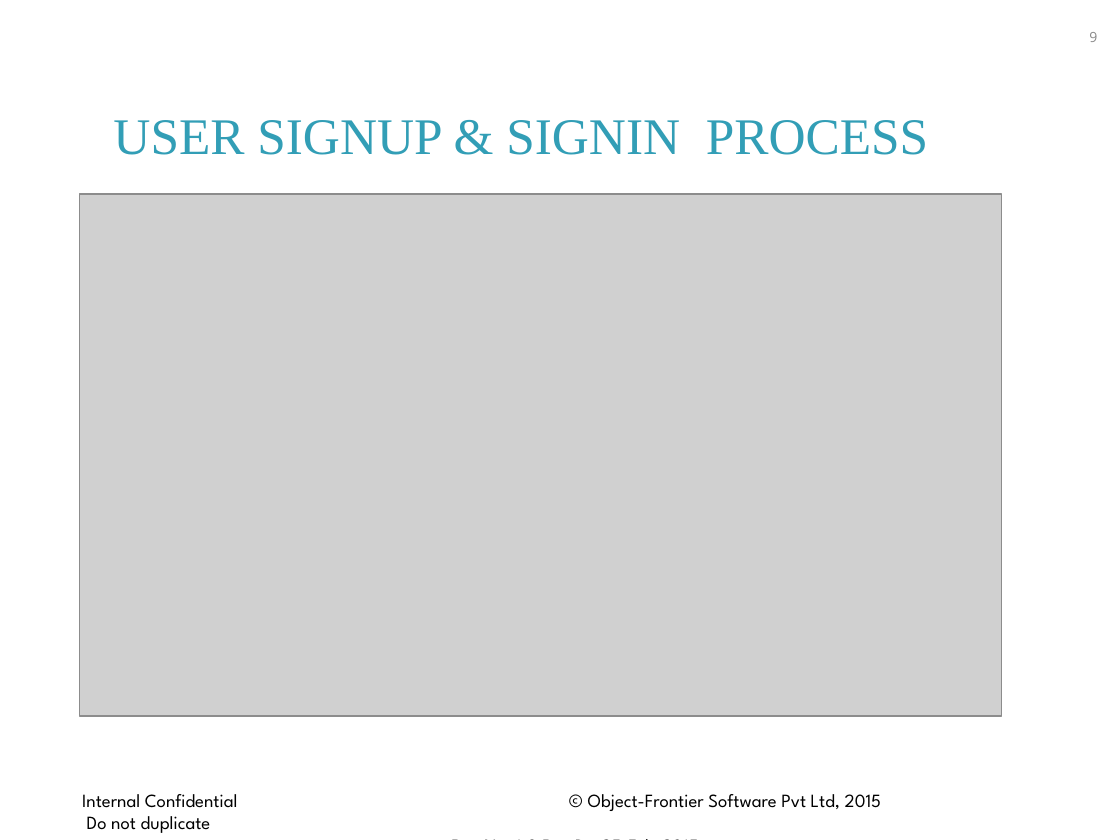
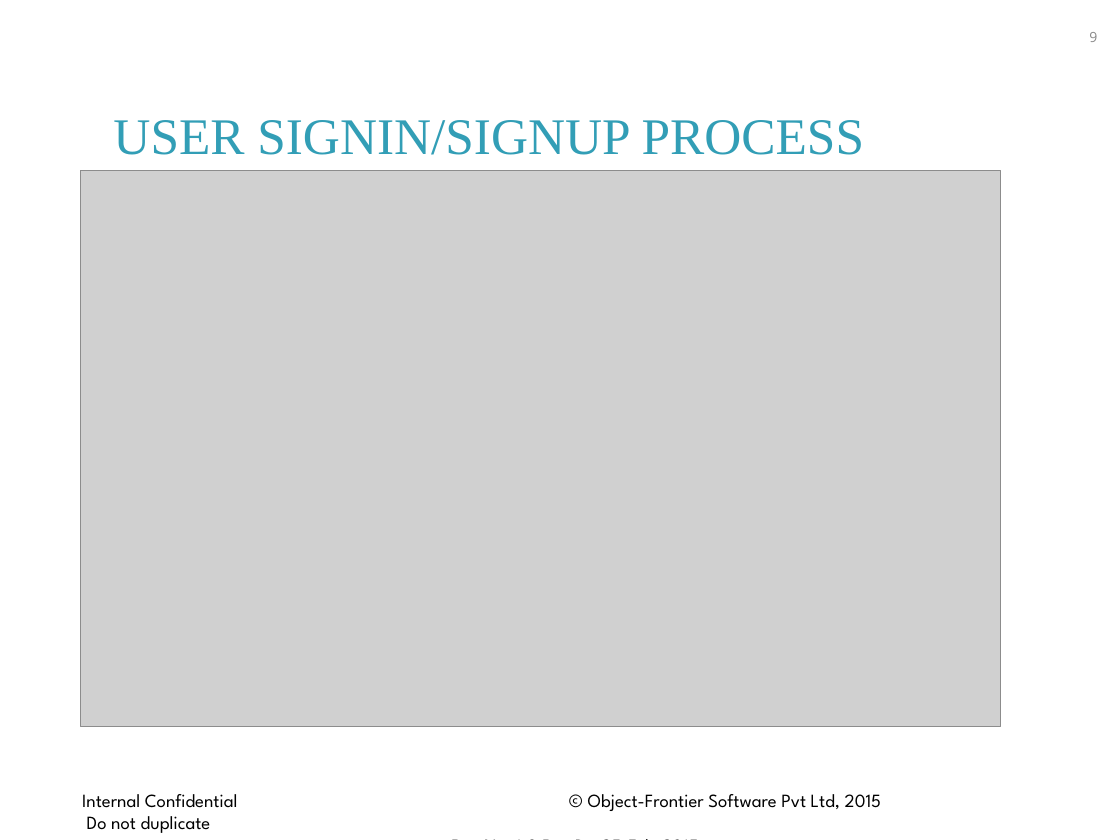
Before and after one commit to santoshofs/TesT, a slide deck: slide 9 of Activity/Mvp/OFS_PPT_Template.ppt. Drawn at 1120x840 pixels with LibreOffice and Linux fonts; fonts in the diff are those of the drawing; grey boxes stand for pictures; background and template pictures are left out. Boxes give left, top, right and bottom in pixels: in the first picture for what was removed or moved away, otherwise in the second. Text is boxed around its words. In the diff, an @@ line names an element or a change of style, - is before the commit and + after.

```diff
--- a/Activity/Mvp/OFS_PPT_Template.ppt
+++ b/Activity/Mvp/OFS_PPT_Template.ppt
@@ title at bbox=[113, 120, 864, 155]: text changed @@
-USER SIGNUP & SIGNIN PROCESS
+USER SIGNIN/SIGNUP PROCESS
@@ picture: place and size @@
-picture at bbox=[80, 194, 1001, 716]
+picture at bbox=[81, 170, 1001, 727]
```
Also in this commit, not shown: 2 other slides changed, 10 slides added, 1 slide removed, 7 other files.
